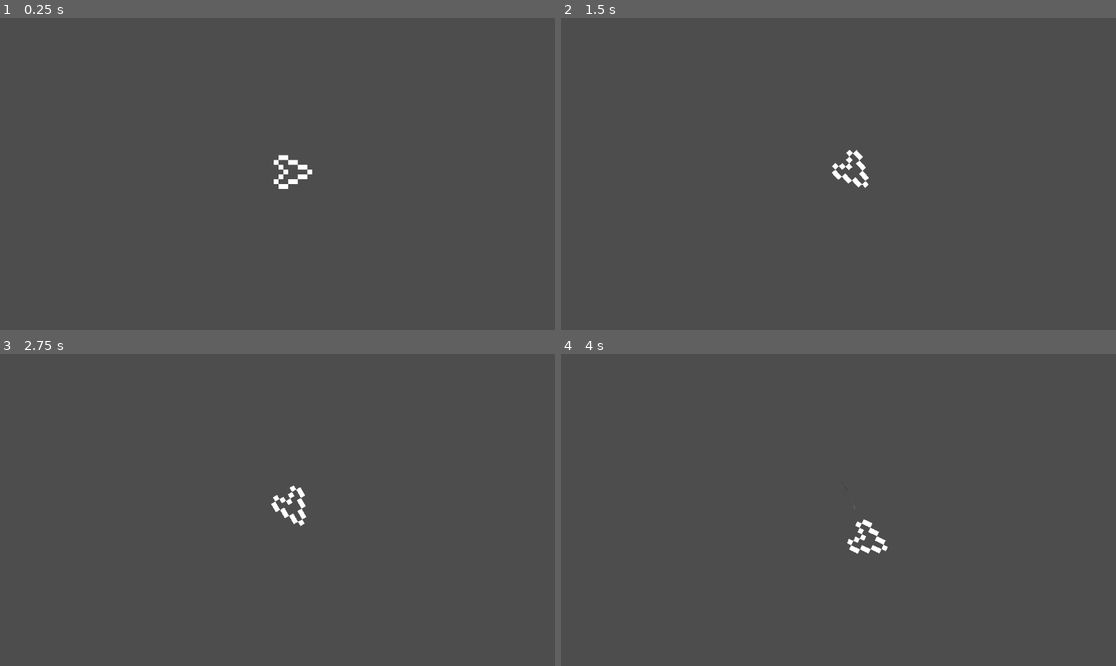
Above: before the commit, frames 1-4 (two rows, left to right).
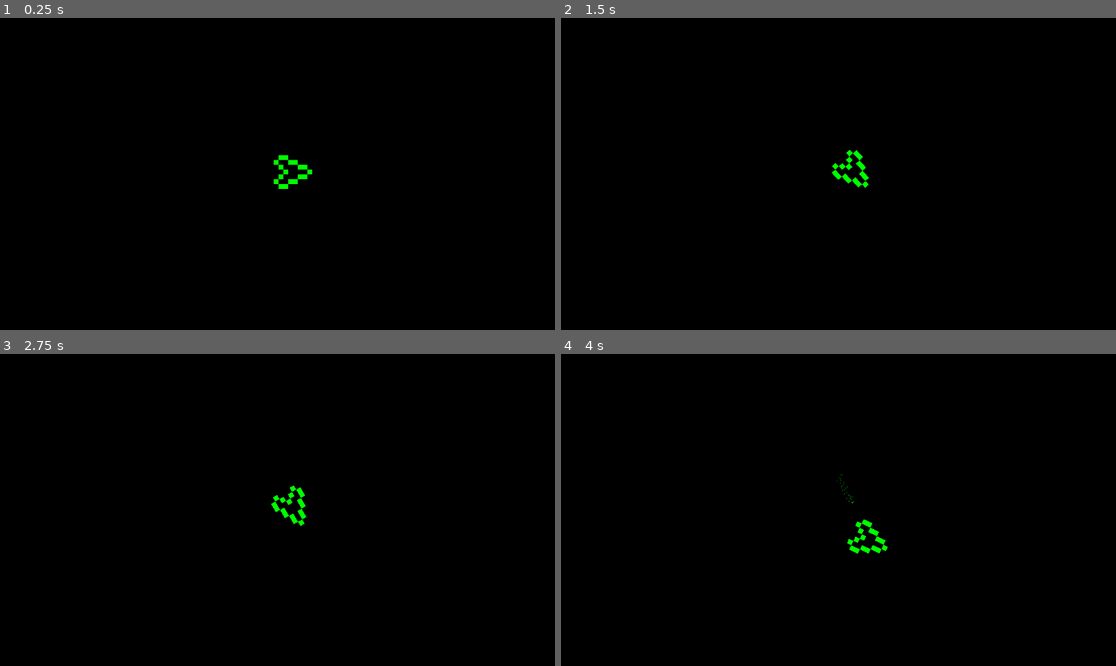
Above: after the commit, the same moments.

Repository: coco3167/Asteroids
Game: Godot game, scene res://Nodes/Scene.tscn
Same seed, same stepped clock (60 frames per second), same inputs: the game is played once before the commit and once after it.
Inputs:
- Up to frame 1 (0.25 s): no input
- Up to frame 2 (1.5 s): tap Enter at 0.5 s; hold Right (right) 0.53-1.28 s; hold Left (left) from 1.28 s (still down)
- Up to frame 3 (2.75 s): release Left (left) at 2.03 s; hold Right (right) from 2.03 s (still down)
- Up to frame 4 (4 s): release Right (right) at 2.78 s; hold W (up) 2.78-3.53 s; hold Left (left) from 3.53 s (still down)

The runs differ from the first frame. In frame 1, 100% of the frame differs, in the area x 0-100%, y 0-100%; in frame 2, 100%; in frame 3, 100%; in frame 4, 100%.

Commit message:
Color Change + minor particles changement

Diff:
--- a/Nodes/Player.tscn
+++ b/Nodes/Player.tscn
@@ -7,12 +7,13 @@
 size = Vector2(80, 64)
 
 [sub_resource type="Gradient" id="Gradient_2eq4q"]
-colors = PackedColorArray(1, 1, 1, 0.776471, 0, 0, 0, 0.243137)
+colors = PackedColorArray(0, 100, 0, 0.8, 0, 1, 0, 0.196078)
 
 [node name="CharacterBody2D" type="CharacterBody2D"]
 script = ExtResource("1_fg7wh")
 
 [node name="Sprite2D" type="Sprite2D" parent="."]
+modulate = Color(0, 100, 0, 1)
 texture_filter = 1
 rotation = 1.5708
 scale = Vector2(10, 10)
@@ -22,17 +23,22 @@
 shape = SubResource("RectangleShape2D_cwbon")
 
 [node name="CPUParticles2D" type="CPUParticles2D" parent="."]
-position = Vector2(-20, 0)
+position = Vector2(-24, 0)
+emitting = false
 amount = 50
 explosiveness = 0.1
 randomness = 1.0
 emission_shape = 3
-emission_rect_extents = Vector2(1, 3)
+emission_rect_extents = Vector2(5, 3)
 direction = Vector2(-1, 0)
 spread = 10.0
 gravity = Vector2(0, 0)
-initial_velocity_min = 10.0
+initial_velocity_min = 30.0
 initial_velocity_max = 30.0
+angular_velocity_min = 10.0
+angular_velocity_max = 10.0
+linear_accel_min = 50.0
 linear_accel_max = 50.0
+scale_amount_min = 2.0
 scale_amount_max = 2.0
 color_ramp = SubResource("Gradient_2eq4q")
--- a/Scripts/Movement.gd
+++ b/Scripts/Movement.gd
@@ -12,7 +12,7 @@
 	pass # Replace with function body.
 
 
-func _process(delta):
+func _process(_delta):
 	#Emits particles only if accelerating
 	particles.emitting = Input.is_action_pressed("up")
 
--- a/project.godot
+++ b/project.godot
@@ -45,3 +45,4 @@
 [rendering]
 
 renderer/rendering_method="mobile"
+environment/defaults/default_clear_color=Color(0, 0, 0, 1)
